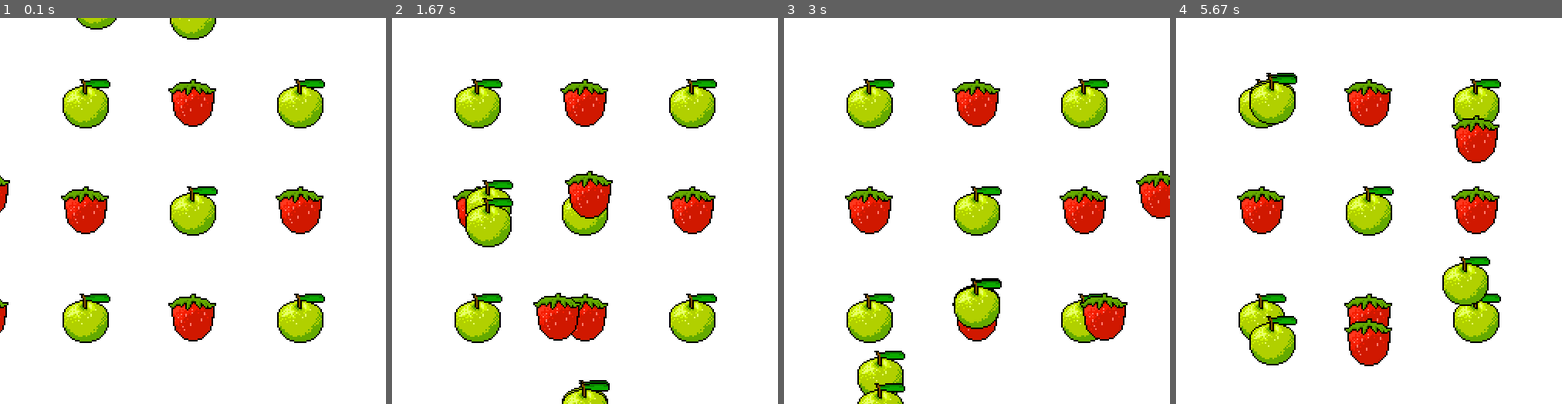
Above: before the commit, frames 1-4 (left to right).
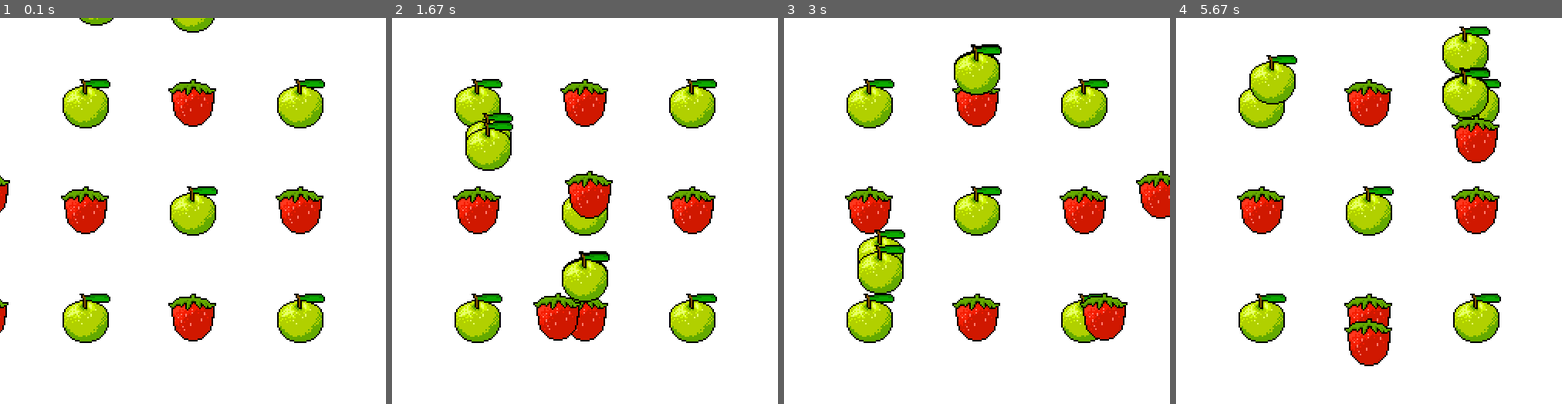
Above: after the commit, the same moments.

Repository: Joshkaki00/pygame-tutorial
Game: pygame game, started from game.py
Same seed, same stepped clock (60 frames per second), same inputs: the game is played once before the commit and once after it.
Inputs:
- Up to frame 1 (0.1 s): no input
- Up to frame 2 (1.67 s): no input
- Up to frame 3 (3 s): no input
- Up to frame 4 (5.67 s): no input

The runs differ from the first frame. In frame 1, 0.6% of the frame differs, in the area x 19-56%, y 0-6%; in frame 2, 5.1%; in frame 3, 5.6%; in frame 4, 6.2%, in the area x 19-82%, y 2-90%.

Commit message:
fixed bugs

Diff:
--- a/game.py
+++ b/game.py
@@ -23,7 +23,7 @@
  def __init__(self):
    super(Apple, self).__init__(0, 0, 'apple.png')
    self.dx = 0
-   self.dy = (randint(0, 200) / 100) + 1
+   self.dy = (randint(0, 100) / 100) + 1
    self.reset() # call reset here!
 
  def move(self):
